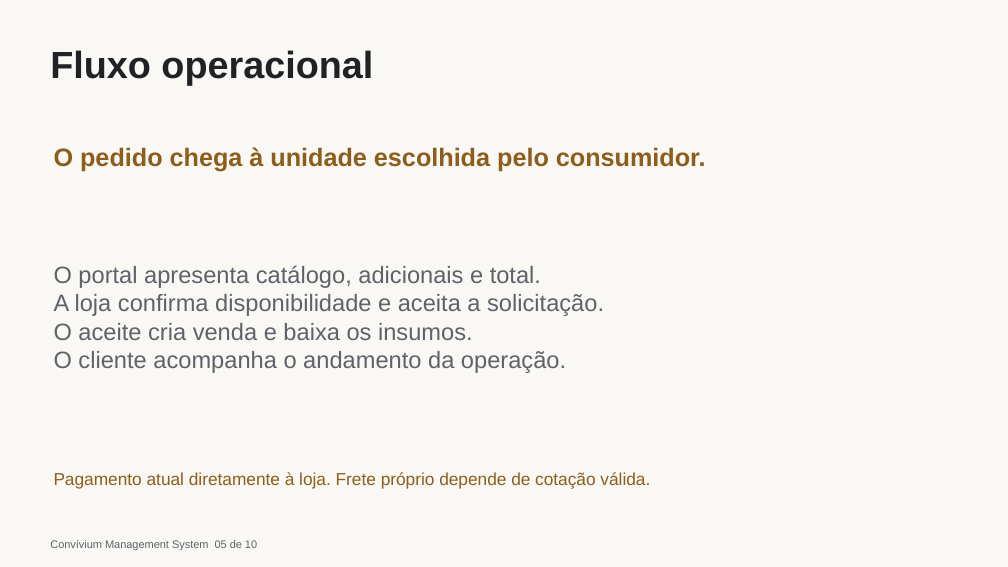
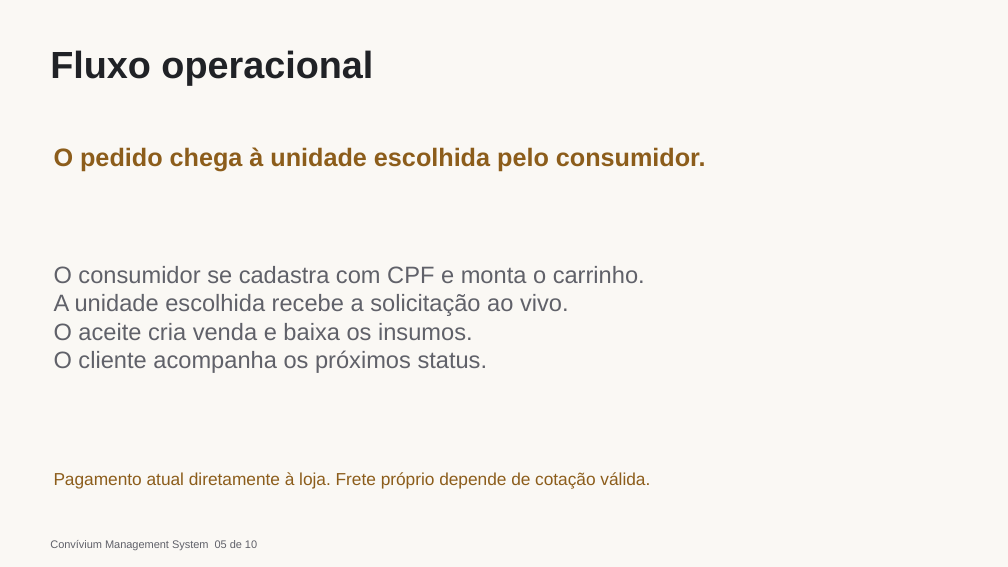
Before and after one commit to terpsandlups/BRASA_BURGER_CRUD_ERP, a slide deck: slide 5 of Slides/Entrega-2/Convivium-Modelo-de-Negocio.pptx. Drawn at 1008x567 pixels with LibreOffice and Linux fonts; fonts in the diff are those of the drawing. Boxes give left, top, right and bottom in pixels: in the first picture for what was removed or moved away, otherwise in the second. Text is boxed around its words. In the diff, an @@ line names an element or a change of style, - is before the commit and + after.

Commit message:
Fecha revisao da Entrega 2 com portal publico e material da aula

```diff
--- a/Slides/Entrega-2/Convivium-Modelo-de-Negocio.pptx
+++ b/Slides/Entrega-2/Convivium-Modelo-de-Negocio.pptx
@@ text at box(54, 266, 645, 316): text changed @@
-O portal apresenta catálogo, adicionais e total.
-A loja confirma disponibilidade e aceita a solicitação.
+O consumidor se cadastra com CPF e monta o carrinho.
+A unidade escolhida recebe a solicitação ao vivo.
@@ text at box(54, 350, 488, 373): text changed @@
-O cliente acompanha o andamento da operação.
+O cliente acompanha os próximos status.
```
Also in this commit, not shown: 2 other slides changed, 39 other files.
